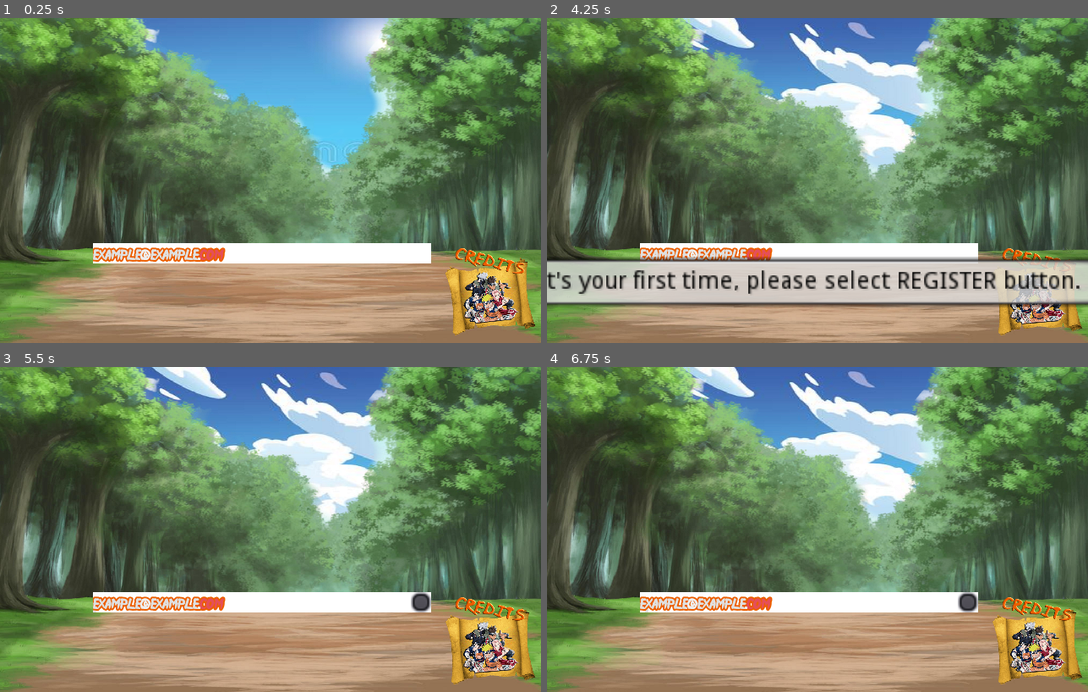
Above: before the commit, frames 1-4 (two rows, left to right).
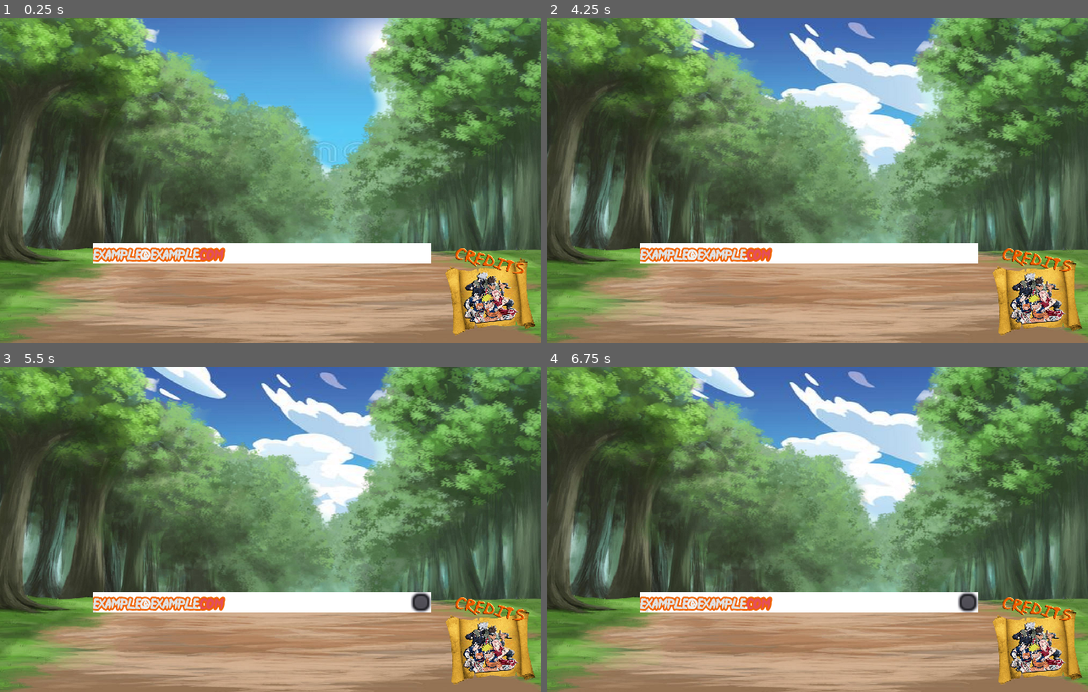
Above: after the commit, the same moments.

Repository: DevGustaSantos/PVPNaruto
Game: Godot game, scene res://Cenas/Main/Menu.tscn
Same seed, same stepped clock (60 frames per second), same inputs: the game is played once before the commit and once after it. This scene is started directly instead of the project's main scene.
Inputs (mouse positions are in pixels of both pictures, inside the frame that each line leads up to):
- Up to frame 1 (0.25 s): no input
- Up to frame 2 (4.25 s): tap Enter at 0.5 s; move the mouse to (936, 164) at 0.52 s; hold Right (ui_right) 0.53-1.28 s; move the mouse to (709, 196) at 1.27 s; hold Left (ui_left) 1.28-2.03 s; tap Space at 2 s; move the mouse to (871, 109) at 2.02 s; hold Right (ui_right) 2.03-2.75 s; click (1044, 300) at 2.75 s; move the mouse to (790, 245) at 3.52 s; hold Right (ui_right) from 3.53 s (still down)
- Up to frame 3 (5.5 s): move the mouse to (432, 578) at 4.27 s; release Right (ui_right) at 4.28 s; hold Left (ui_left) from 4.28 s (still down); tap Enter at 5 s; move the mouse to (108, 480) at 5.02 s
- Up to frame 4 (6.75 s): tap Space at 5.75 s; move the mouse to (844, 529) at 5.77 s; tap Enter at 6.5 s; move the mouse to (736, 448) at 6.52 s; release Left (ui_left) at 6.53 s; hold Right (ui_right) from 6.53 s (still down)

The runs differ from the first frame. In frame 2, 15% of the frame differs, in the area x 0-100%, y 73-90%; in frame 3, less than 0.1%; in frame 4, less than 0.1%.

Commit message:
intro fixed

Diff:
--- a/Cenas/Main/Intro.tscn
+++ b/Cenas/Main/Intro.tscn
@@ -1,17 +1,24 @@
 [gd_scene load_steps=3 format=2]
 
-[ext_resource path="res://Cenas/Intro/Code Patronum Intro.webm" type="VideoStream" id=1]
+[ext_resource path="res://Cenas/Intro/Code Patronum vp8.webm" type="VideoStream" id=1]
 [ext_resource path="res://Cenas/Main/Intro.gd" type="Script" id=2]
 
-[node name="Control" type="Node"]
+[node name="Control" type="Node2D"]
 script = ExtResource( 2 )
 
-[node name="CodePatronum" type="VideoPlayer" parent="."]
+[node name="Control" type="Control" parent="."]
+margin_right = 40.0
+margin_bottom = 40.0
+__meta__ = {
+"_edit_use_anchors_": false
+}
+
+[node name="CodePatronum" type="VideoPlayer" parent="Control"]
 margin_right = 319.0
-margin_bottom = 191.0
+margin_bottom = 188.0
 stream = ExtResource( 1 )
 autoplay = true
 __meta__ = {
 "_edit_use_anchors_": false
 }
-[connection signal="finished" from="CodePatronum" to="." method="_on_CodePatronum_finished"]
+[connection signal="finished" from="Control/CodePatronum" to="." method="_on_CodePatronum_finished"]
--- a/Cenas/Main/Menu.tscn
+++ b/Cenas/Main/Menu.tscn
@@ -48,7 +48,8 @@
 [sub_resource type="DynamicFont" id=4]
 size = 7
 outline_size = 1
-outline_color = Color( 0.929412, 0.372549, 0, 1 )
+outline_color = Color( 0.945098, 0.388235, 0.0156863, 1 )
+use_filter = true
 font_data = ExtResource( 26 )
 
 [node name="Control" type="Control"]
@@ -64,7 +65,6 @@
 scale = Vector2( 0.255176, 0.269598 )
 frames = SubResource( 1 )
 frame = 12
-playing = true
 
 [node name="CreditsButton" type="Button" parent="."]
 anchor_right = 0.11
@@ -95,7 +95,6 @@
 margin_top = 133.0
 margin_right = 255.0
 margin_bottom = 130.6
-hint_tooltip = "Same mail registered on Naruto game site, if that's your first time, please select REGISTER button."
 custom_fonts/font = SubResource( 4 )
 custom_colors/background_color = Color( 1, 1, 1, 1 )
 text = "Example@Example.com"
Not shown, removed: Cenas/Intro/Code Patronum Intro.webm
Not shown, added: Cenas/Intro/Code Patronum vp8.webm
